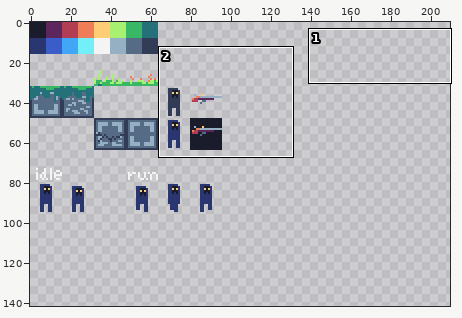
A pixel-art file gets an edit: assets/assets_00.aseprite. Above, an overview of the earlier version with the close-up marked.
Close-up. As it was:
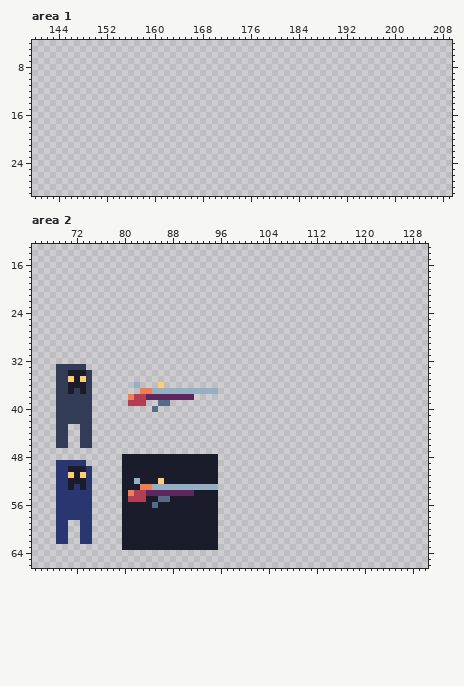
320x160 pixels, 1 frame. Shown: area 1: x 140..209, y 4..29; area 2: x 65..130, y 13..66. The wide view leaves out empty margins. The commit also changed other parts of the picture, which this record leaves out.
Now the later version:
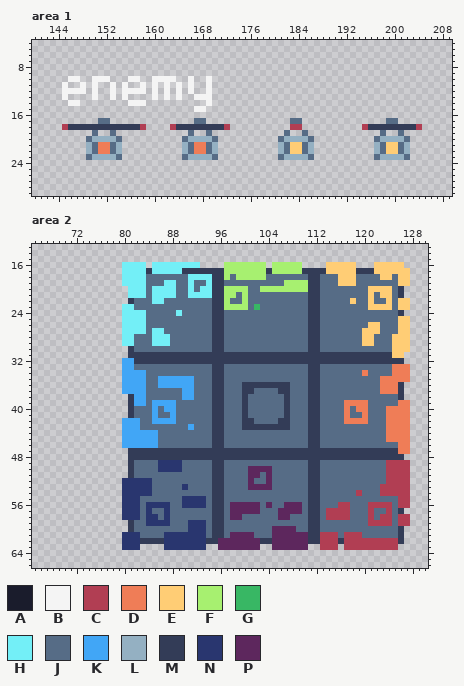
Palette (. is transparent): A #1a1c2c  B #f4f4f4  C #b13e53  D #ef7d57  E #ffcd75  F #a7f070  G #38b764  H #73eff7  J #566c86  K #41a6f6  L #94b0c2  M #333c57  N #29366f  P #5d275d
Edits made:
--- area 1
@@ x 140..209 @@
  9 ......................................................................
-10 ......................................................................
-11 ......................................................................
-12 ......................................................................
-13 ......................................................................
-14 ......................................................................
-15 ......................................................................
+10 ......BB..BBB...BB..BBBB..B..B........................................
+11 .....B..B.B..B.B..B.B.B.B.B..B........................................
+12 .....BBBB.B..B.BBBB.B.B.B.B..B........................................
+13 .....B....B..B.B....B.B.B..BBB........................................
+14 ......BB........BBB..........B........................................
+15 ...........................BB.........................................
 16 ......................................................................
-17 ......................................................................
-18 ......................................................................
-19 ......................................................................
-20 ......................................................................
-21 ......................................................................
-22 ......................................................................
-23 ......................................................................
+17 ...........JJ..............JJ..............JJ..............JJ.........
+18 .....CMMMMMMMMMMMMC....CMMMMMMMMC..........CC..........CMMMMMMMMC.....
+19 ..........J..J............J..J............J..J............J..J........
+20 .........JLLLLJ..........JLLLLJ..........JLLLLJ..........JLLLLJ.......
+21 .........LJDDJL..........LJDDJL..........LJEEJL..........LJEEJL.......
+22 .........LJDDJL..........LJDDJL..........LJEEJL..........LJEEJL.......
+23 .........JLLLLJ..........JLLLLJ..........JLLLLJ..........JLLLLJ.......
 24 ......................................................................
--- area 2
@@ x 65..130 @@
 15 ..................................................................
-16 ..................................................................
-17 ..................................................................
-18 ..................................................................
-19 ..................................................................
-20 ..................................................................
-21 ..................................................................
-22 ..................................................................
-23 ..................................................................
-24 ..................................................................
-25 ..................................................................
-26 ..................................................................
-27 ..................................................................
-28 ..................................................................
-29 ..................................................................
-30 ..................................................................
-31 ..................................................................
-32 ..................................................................
-33 ....MMMMM.........................................................
-34 ....MMAAAM........................................................
-35 ....MMEAEM........................................................
-36 ....MMAAAM.......L...E............................................
-37 ....MMAMAM........DDLLLLLLLLLLL...................................
-38 ....MMMMMM......DCCPPPPPPPP.......................................
-39 ....MMMMMM......CCC..JJ...........................................
-40 ....MMMMMM..........J.............................................
-41 ....MMMMMM........................................................
-42 ....MMMMMM........................................................
-43 ....MM..MM........................................................
-44 ....MM..MM........................................................
-45 ....MM..MM........................................................
-46 ....MM..MM........................................................
-47 ..................................................................
-48 ...............AAAAAAAAAAAAAAAA...................................
-49 ....NNNNN......AAAAAAAAAAAAAAAA...................................
-50 ....NNAAAN.....AAAAAAAAAAAAAAAA...................................
-51 ....NNEAEN.....AAAAAAAAAAAAAAAA...................................
-52 ....NNAAAN.....AALAAAEAAAAAAAAA...................................
-53 ....NNANAN.....AAADDLLLLLLLLLLL...................................
-54 ....NNNNNN.....ADCCPPPPPPPPAAAA...................................
-55 ....NNNNNN.....ACCCAAJJAAAAAAAA...................................
-56 ....NNNNNN.....AAAAAJAAAAAAAAAA...................................
-57 ....NNNNNN.....AAAAAAAAAAAAAAAA...................................
-58 ....NNNNNN.....AAAAAAAAAAAAAAAA...................................
-59 ....NN..NN.....AAAAAAAAAAAAAAAA...................................
-60 ....NN..NN.....AAAAAAAAAAAAAAAA...................................
-61 ....NN..NN.....AAAAAAAAAAAAAAAA...................................
-62 ....NN..NN.....AAAAAAAAAAAAAAAA...................................
-63 ...............AAAAAAAAAAAAAAAA...................................
+16 ...............HHHH.HHHHHHHH....FFFFFFF.FFFFF....EEEEE...EEEEE....
+17 ...............HHHHMHHHHHMMMMMMMFFFFFFFMFFFFFMMMMEEEEEMMMEEEEEE...
+18 ...............HHHHJJJJJJJHHHHMMFJFFFFFJJJJJJJMMJJJEEEJJJJEEJEE...
+19 ...............HHHHJJJHHJJHJJHMMJJJJJJJJJJFFFFMMJJJEEEJJJJJJJEE...
+20 ................HHHJHHHHJJHJHHMMFFFFJJFFFFFFFFMMJJJJJJJJEEEEJM....
+21 ................HHHJHHHHJJHHHHMMFFJFJJJJJJJJJJMMJJJJJJJJEJEEJM....
+22 ................MJJJHHJJJJJJJJMMFJJFJJJJJJJJJJMMJJJJJEJJEJJEJEE...
+23 ...............HHJJJJJJJJJJJJJMMFFFFJGJJJJJJJJMMJJJJJJJJEEEEJEE...
+24 ...............HHHHJJJJJHJJJJJMMJJJJJJJJJJJJJJMMJJJJJJJJJJJJJM....
+25 ...............HHHHJJJJJJJJJJJMMJJJJJJJJJJJJJJMMJJJJJJJJJJJJJEE...
+26 ...............HHHHJJJJJJJJJJJMMJJJJJJJJJJJJJJMMJJJJJJJJEEJJJEE...
+27 ...............HHHHJHHJJJJJJJJMMJJJJJJJJJJJJJJMMJJJJJJJEEEJJJEE...
+28 ...............HHJJJHHHJJJJJJJMMJJJJJJJJJJJJJJMMJJJJJJJEEJJJEEE...
+29 ...............HHJJJHHHJJJJJJJMMJJJJJJJJJJJJJJMMJJJJJJJEEJJJEEE...
+30 ................MJJJJJJJJJJJJJMMJJJJJJJJJJJJJJMMJJJJJJJJJJJJEEE...
+31 ................MMMMMMMMMMMMMMMMMMMMMMMMMMMMMMMMMMMMMMMMMMMMEE....
+32 ...............KKMMMMMMMMMMMMMMMMMMMMMMMMMMMMMMMMMMMMMMMMMMMMM....
+33 ...............KKJJJJJJJJJJJJJMMJJJJJJJJJJJJJJMMJJJJJJJJJJJJDDD...
+34 ...............KKKKJJJJJJJJJJJMMJJJJJJJJJJJJJJMMJJJJJJJDJJJJDDD...
+35 ...............KKKKJJKKKKKKJJJMMJJJJJJJJJJJJJJMMJJJJJJJJJJDDDDD...
+36 ...............KKKKJJKKKKKKJJJMMJJJMMMMMMMMJJJMMJJJJJJJJJJDDDM....
+37 ...............KKKKJJJJJJKKJJJMMJJJMMJJJJMMJJJMMJJJJJJJJJJDDDM....
+38 ................MKKJJJJJJKKJJJMMJJJMJJJJJJMJJJMMJJJJJJJJJJJJJM....
+39 ................MKKJKKKKJJJJJJMMJJJMJJJJJJMJJJMMJJJJDDDDJJJJJDD...
+40 ................MJJJKJKKJJJJJJMMJJJMJJJJJJMJJJMMJJJJDJDDJJJDDDD...
+41 ................MJJJKJJKJJJJJJMMJJJMJJJJJJMJJJMMJJJJDJJDJJJDDDD...
+42 ...............KKKJJKKKKJJJJJJMMJJJMMJJJJMMJJJMMJJJJDDDDJJJDDDD...
+43 ...............KKKJJJJJJJJKJJJMMJJJMMMMMMMMJJJMMJJJJJJJJJJJDDDD...
+44 ...............KKKKKKJJJJJJJJJMMJJJJJJJJJJJJJJMMJJJJJJJJJJJDDDD...
+45 ...............KKKKKKJJJJJJJJJMMJJJJJJJJJJJJJJMMJJJJJJJJJJJDDDD...
+46 ...............KKKKKKJJJJJJJJJMMJJJJJJJJJJJJJJMMJJJJJJJJJJJJJDD...
+47 ................MMMMMMMMMMMMMMMMMMMMMMMMMMMMMMMMMMMMMMMMMMMMMDD...
+48 ................MMMMMMMMMMMMMMMMMMMMMMMMMMMMMMMMMMMMMMMMMMMMMM....
+49 ................MJJJJNNNNJJJJJMMJJJJJJJJJJJJJJMMJJJJJJJJJJJCCCC...
+50 ................MJJJJNNNNJJJJJMMJJJJPPPPJJJJJJMMJJJJJJJJJJJCCCC...
+51 ................MJJJJJJJJJJJJJMMJJJJPPJPJJJJJJMMJJJJJJJJJJJCCCC...
+52 ...............NNNNNJJJJJJJJJJMMJJJJPJJPJJJJJJMMJJJJJJJJJJJCCCC...
+53 ...............NNNNNJJJJJNJJJJMMJJJJPPPPJJJJJJMMJJJJJJJJJJCCCCC...
+54 ...............NNNNNJJJJJJJJJJMMJJJJJJJJJJJJJJMMJJJJJJCJJJCCCCC...
+55 ...............NNNJJJJJJJNNNNJMMJJJJJJJJJJJJJJMMJJJJJJJJJJJJJCC...
+56 ...............NNNJNNNNJJNNNNJMMJPPPPPJPJJPPPJMMJJJCCJJJCCCCJCC...
+57 ...............NNNJNJJNJJJJJJJMMJPPPPPJJJPPPPJMMJCCCCJJJCJJCJM....
+58 ...............NNNJNNJNJJJJJJJMMJPPJJJJJJPPJJJMMJCCCCJJJCJCCJCC...
+59 ................MJJNNNNJJJNNNJMMJJJJJJJJJJJJJJMMJJJJJJJJCCCCJCC...
+60 ................MJJJJJJJJJNNNJMMJJJJJJJJPPPPJJMMJJJJJJJJJJJJJM....
+61 ...............NNNJJJJNNNNNNNJMMJPPPPJJJPPPPPPMMCCCJCCCJJJJJJM....
+62 ...............NNNMMMMNNNNNNNMMPPPPPPPMMPPPPPPMMCCCMCCCCCCCCCM....
+63 ...............NNN....NNNNNNN..PPPPPPP..PPPPPP..CCC.CCCCCCCCC.....
 64 ..................................................................
Pixel boxes of the changes (left, top, right, bottom) in both close-ups:
added: (62, 76, 230, 160)
added: (278, 118, 314, 160)
added: (362, 118, 422, 160)
changed: (122, 262, 410, 550)
erased: (56, 364, 92, 544)
